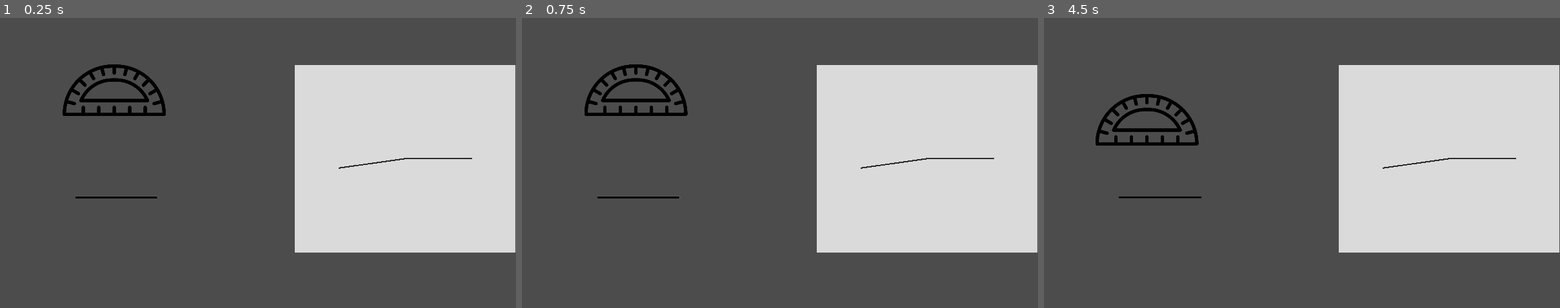
Above: before the commit, frames 1-3 (left to right).
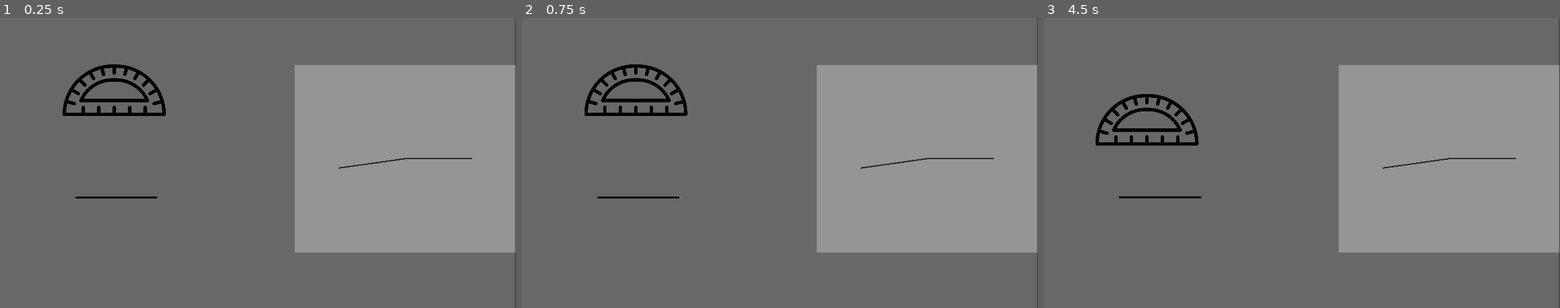
Above: after the commit, the same moments.

Repository: volchonok091/game
Game: Godot game, scene res://GRAFICA/scenes/task.tscn
The game is run twice, just before and just after one commit, with the same random seed, the same clock (stepped at 60 frames per second) and the same inputs. This scene is started directly instead of the project's main scene.
Inputs (mouse positions are in pixels of both pictures, inside the frame that each line leads up to):
- Up to frame 1 (0.25 s): no input
- Up to frame 2 (0.75 s): tap Enter at 0.5 s; move the mouse to (635, 90) at 0.52 s; hold D (Move_Right) from 0.53 s (still down); click (635, 90) at 0.67 s
- Up to frame 3 (4.5 s): tap Space (Jump) at 0.77, 1.25, 1.52, 2.75, 3.02, 3.77, 4.25 s; move the mouse to (1162, 197) at 1.27 s; click (1162, 197) at 1.42 s; tap Enter at 2, 3.5 s; move the mouse to (1353, 99) at 2.02 s; release D (Move_Right) at 2.03 s; hold A (Move_Left) 2.03-2.78 s; click (1353, 99) at 2.17 s; move the mouse to (1276, 221) at 2.77 s; hold D (Move_Right) 2.78-4.28 s; click (1276, 221) at 2.92 s; move the mouse to (1456, 206) at 3.52 s; click (1456, 206) at 3.67 s; move the mouse to (1147, 119) at 4.27 s; hold A (Move_Left) from 4.28 s (still down); click (1147, 119) at 4.42 s

The runs differ from the first frame. In frame 1, 98% of the frame differs, in the area x 0-100%, y 0-100%; in frame 2, 98%; in frame 3, 98%.

Commit message:
feat: better looking screen

Diff:
--- /dev/null
+++ b/GRAFICA/scenes/HScrollBar.gd
@@ -0,0 +1,8 @@
+extends HScrollBar
+
+func _ready():
+	pass
+
+
+func _on_HScrollBar_changed():
+	print(value)
--- /dev/null
+++ b/GRAFICA/scenes/RichTextLabel.gd
@@ -0,0 +1,3 @@
+extends RichTextLabel
+func _ready():
+	tab_size = 50
--- a/GRAFICA/scenes/StaticLine.gd
+++ b/GRAFICA/scenes/StaticLine.gd
@@ -20,6 +20,7 @@
 		AngleArr.push_back(n)
 func _findXY():
 	angle = AngleArr[rand_range(0,AngleArr.size())]
+	print(angle)
 	x = round(R * cos((angle / 180.0) * PI) + 410)
 	y = round(R * sin((angle / 180.0) * PI) + 350)
 	Xa = round(R * cos(((angle / 2) / 180.0) * PI) + 410)
--- a/GRAFICA/scenes/task.tscn
+++ b/GRAFICA/scenes/task.tscn
@@ -7,6 +7,8 @@
 [ext_resource path="res://GRAFICA/scenes/lineBody.tscn" type="PackedScene" id=5]
 [ext_resource path="res://GRAFICA/scenes/answerLine.gd" type="Script" id=6]
 [ext_resource path="res://GRAFICA/scenes/inputAngle.tscn" type="PackedScene" id=7]
+[ext_resource path="res://GRAFICA/scenes/RichTextLabel.gd" type="Script" id=8]
+[ext_resource path="res://GRAFICA/scenes/HScrollBar.gd" type="Script" id=9]
 
 [sub_resource type="RectangleShape2D" id=1]
 extents = Vector2( 229.125, 185 )
@@ -15,55 +17,69 @@
 position = Vector2( -1, 0 )
 script = ExtResource( 1 )
 
-[node name="ColorRect" type="ColorRect" parent="."]
+[node name="ColorRect2" type="ColorRect" parent="."]
+margin_right = 1917.0
+margin_bottom = 1083.0
+mouse_filter = 2
+color = Color( 1, 1, 1, 0.156863 )
+__meta__ = {
+"_edit_use_anchors_": false
+}
+
+[node name="ColorRect" type="ColorRect" parent="ColorRect2"]
 margin_left = 1098.0
 margin_top = 174.0
 margin_right = 1918.0
 margin_bottom = 874.0
-color = Color( 0.858824, 0.858824, 0.858824, 1 )
+mouse_filter = 2
+color = Color( 0.858824, 0.858824, 0.858824, 0.392157 )
 script = ExtResource( 2 )
 __meta__ = {
 "_edit_use_anchors_": false
 }
 
-[node name="RichTextLabel" type="RichTextLabel" parent="ColorRect"]
+[node name="RichTextLabel" type="RichTextLabel" parent="ColorRect2/ColorRect"]
 modulate = Color( 0, 0, 0, 1 )
 self_modulate = Color( 0, 0, 0, 1 )
-margin_left = 2.0
-margin_top = 1.0
-margin_right = 134.0
-margin_bottom = 84.0
+margin_left = 90.0
+margin_top = 49.0
+margin_right = 340.0
+margin_bottom = 207.0
+rect_scale = Vector2( 2, 2 )
+size_flags_horizontal = 4
+size_flags_vertical = 4
 custom_colors/selection_color = Color( 0, 0, 0, 1 )
 tab_size = 24
+script = ExtResource( 8 )
 __meta__ = {
 "_edit_use_anchors_": false
 }
 
-[node name="StaticLine" type="Line2D" parent="ColorRect"]
+[node name="StaticLine" type="Line2D" parent="ColorRect2/ColorRect"]
 width = 5.0
 default_color = Color( 0.168627, 0.168627, 0.168627, 1 )
 script = ExtResource( 4 )
 
-[node name="answerLine" type="Line2D" parent="ColorRect/StaticLine"]
+[node name="answerLine" type="Line2D" parent="ColorRect2/ColorRect/StaticLine"]
 width = 3.0
-default_color = Color( 0.388235, 0.501961, 1, 0.745098 )
+default_color = Color( 0.898039, 0.905882, 0.0901961, 0.745098 )
 script = ExtResource( 6 )
 
-[node name="Area2D" type="Area2D" parent="ColorRect"]
+[node name="Area2D" type="Area2D" parent="ColorRect2/ColorRect"]
 position = Vector2( 413, 348 )
 
-[node name="CollisionShape2D" type="CollisionShape2D" parent="ColorRect/Area2D"]
+[node name="CollisionShape2D" type="CollisionShape2D" parent="ColorRect2/ColorRect/Area2D"]
 light_mask = 524288
 position = Vector2( 8, 2 )
 shape = SubResource( 1 )
 
-[node name="transportir" parent="." instance=ExtResource( 3 )]
+[node name="transportir" parent="ColorRect2" instance=ExtResource( 3 )]
 position = Vector2( 426, 269 )
 
-[node name="lineBody" parent="." instance=ExtResource( 5 )]
+[node name="lineBody" parent="ColorRect2" instance=ExtResource( 5 )]
 position = Vector2( 433, 668 )
 
-[node name="Container" type="Container" parent="."]
+[node name="Container" type="Container" parent="ColorRect2"]
 visible = false
 margin_left = 273.0
 margin_top = 408.0
@@ -73,7 +89,20 @@
 "_edit_use_anchors_": false
 }
 
-[node name="InputAngle" parent="Container" instance=ExtResource( 7 )]
+[node name="HScrollBar" type="HScrollBar" parent="ColorRect2/Container"]
+margin_left = 4.0
+margin_top = 330.0
+margin_right = 367.0
+margin_bottom = 350.0
+min_value = 30.0
+max_value = 182.0
+value = 30.0
+script = ExtResource( 9 )
+__meta__ = {
+"_edit_use_anchors_": false
+}
+
+[node name="InputAngle" parent="ColorRect2/Container" instance=ExtResource( 7 )]
 anchor_left = -0.830189
 anchor_top = -1.9823
 anchor_right = 0.169811
@@ -83,7 +112,7 @@
 margin_right = 28.0
 margin_bottom = 164.0
 
-[node name="Button" type="Button" parent="Container"]
+[node name="Button" type="Button" parent="ColorRect2/Container"]
 anchor_left = 8.27846
 anchor_top = 12.9259
 anchor_right = 8.27846
@@ -94,6 +123,7 @@
 margin_bottom = -2780.25
 text = "ENTER"
 
-[connection signal="body_entered" from="ColorRect/Area2D" to="." method="_on_Area2D_body_entered"]
-[connection signal="body_shape_entered" from="ColorRect/Area2D" to="." method="_on_Area2D_body_shape_entered"]
-[connection signal="pressed" from="Container/Button" to="." method="_on_Button_pressed"]
+[connection signal="body_entered" from="ColorRect2/ColorRect/Area2D" to="." method="_on_Area2D_body_entered"]
+[connection signal="body_shape_entered" from="ColorRect2/ColorRect/Area2D" to="." method="_on_Area2D_body_shape_entered"]
+[connection signal="changed" from="ColorRect2/Container/HScrollBar" to="ColorRect2/Container/HScrollBar" method="_on_HScrollBar_changed"]
+[connection signal="pressed" from="ColorRect2/Container/Button" to="." method="_on_Button_pressed"]
--- a/task.gd
+++ b/task.gd
@@ -3,20 +3,24 @@
 	pass
 func _on_Area2D_body_entered(body):
 	if body.is_in_group("trans"):
-		$ColorRect/RichTextLabel.set_text(str($ColorRect/StaticLine.angle))
-		$transportir/Transportir.visible = false
+		$ColorRect2/ColorRect/RichTextLabel.set_text("Angle is: " + str($ColorRect2/ColorRect/StaticLine.angle))
+		$ColorRect2/transportir/Transportir.visible = false
 	if  body.is_in_group("Line"):
-		$lineBody.visible = false
-		$ColorRect/StaticLine/answerLine.drawing()
+		$ColorRect2/lineBody.visible = false
+		$ColorRect2/ColorRect/StaticLine/answerLine.drawing()
 #		$InputAngle.visible = true
-		$Container.visible = true
+		$ColorRect2/Container.visible = true
 #		if $InputAngle/MarginContainer/VBoxContainer/PanelContainer2/LineEdit.text == $ColorRect/StaticLine.angle / 2:
 #			get_tree().change_scene("res://levels/level1.tscn")
 
 
 
 func _on_Button_pressed():
-	var Text = $Container/InputAngle/MarginContainer/VBoxContainer/PanelContainer2/LineEdit.text
-	if $ColorRect/StaticLine.angle / 2 == int(Text):
+#	var Text = $ColorRect2/Container/InputAngle/MarginContainer/VBoxContainer/PanelContainer2/LineEdit.text
+#	if $ColorRect2/ColorRect/StaticLine.angle / 2 == int(Text):
+#		get_tree().change_scene("res://levels/level1.tscn")
+#		$ColorRect2/transportir/Transportir.visible = false
+	var Text = $ColorRect2/Container/HScrollBar.value
+	if $ColorRect2/ColorRect/StaticLine.angle / 2 == int(Text):
 		get_tree().change_scene("res://levels/level1.tscn")
-		$transportir/Transportir.visible = false
+		$ColorRect2/transportir/Transportir.visible = false
Not shown: 1 places in GRAFICA/scenes/task.tscn that only renumber resources
